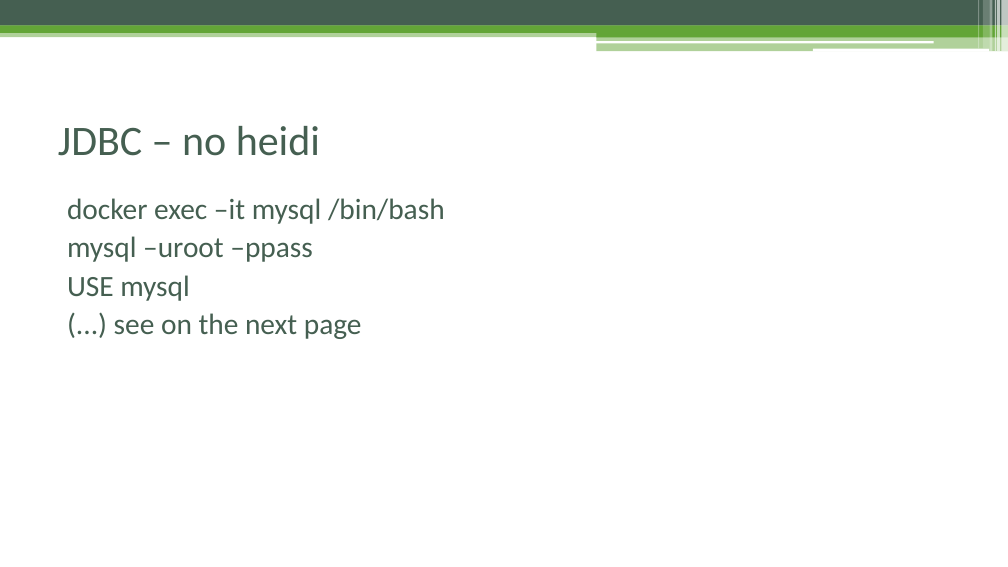
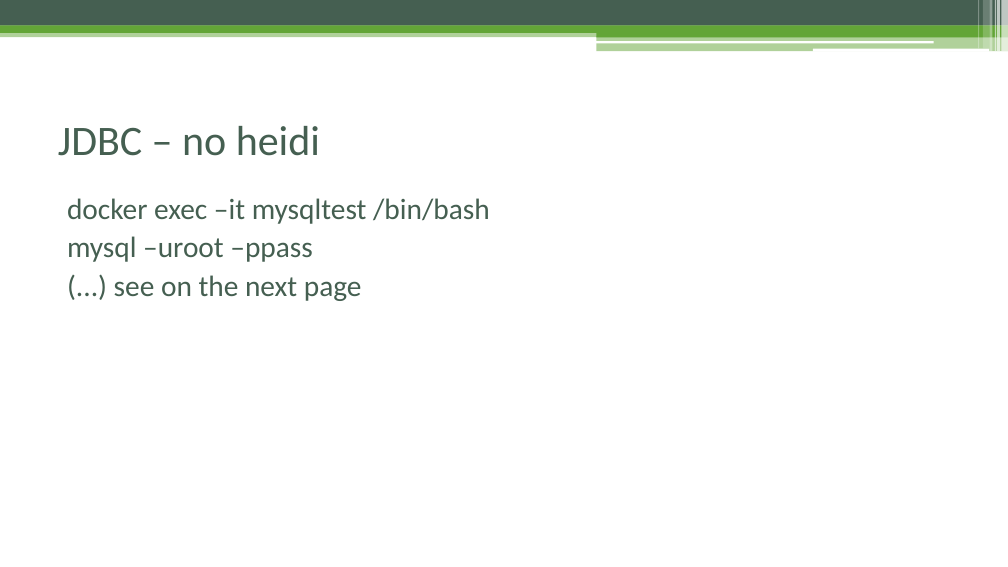
Before and after one commit to czyzyk29/SoapUI_Workshop, a slide deck: slide 40 of Warsztat_soapUI.pptx. Drawn at 1008x567 pixels with LibreOffice and Linux fonts; fonts in the diff are those of the drawing. Boxes give left, top, right and bottom in pixels: in the first picture for what was removed or moved away, otherwise in the second. Text is boxed around its words. In the diff, an @@ line names an element or a change of style, - is before the commit and + after.

```diff
--- a/Warsztat_soapUI.pptx
+++ b/Warsztat_soapUI.pptx
@@ text at bbox=[67, 198, 490, 224]: text changed @@
-docker exec –it mysql /bin/bash
+docker exec –it mysqltest /bin/bash
@@ text at bbox=[67, 275, 190, 301]: paragraph removed @@
-USE mysql
```
Also in this commit, not shown: 15 other slides changed, 2 slides added, 10 other files.
